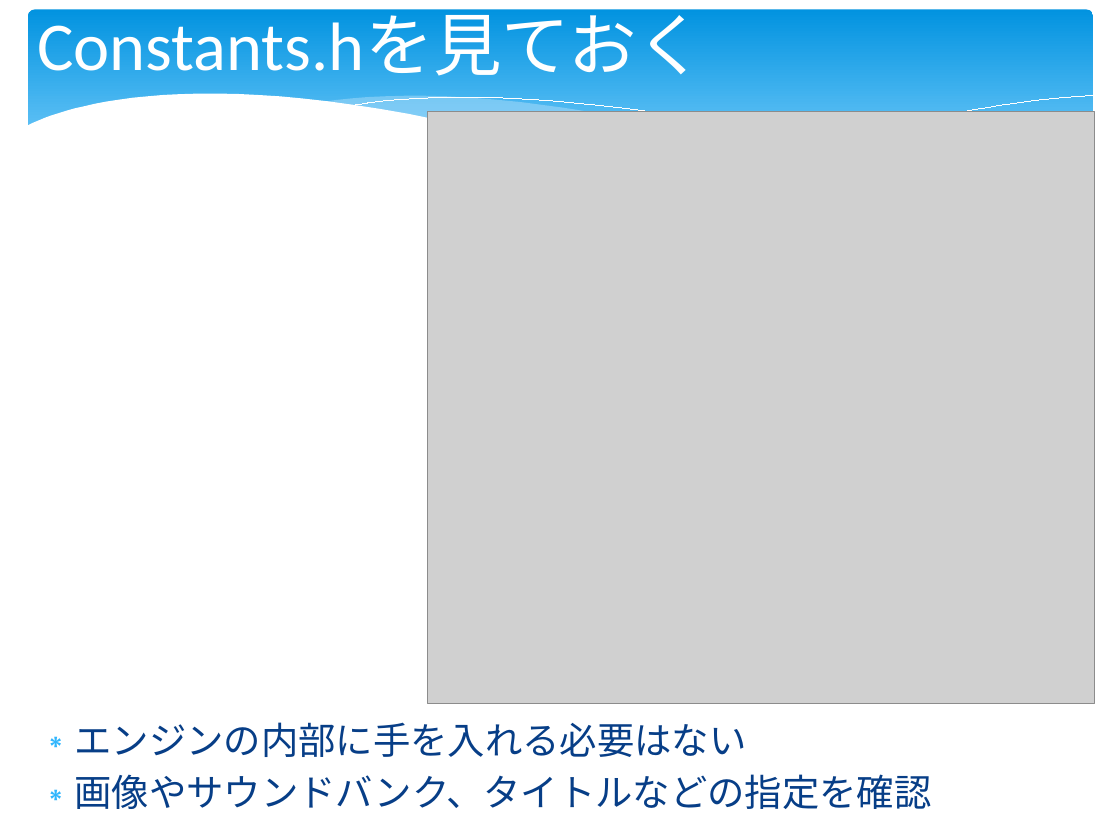
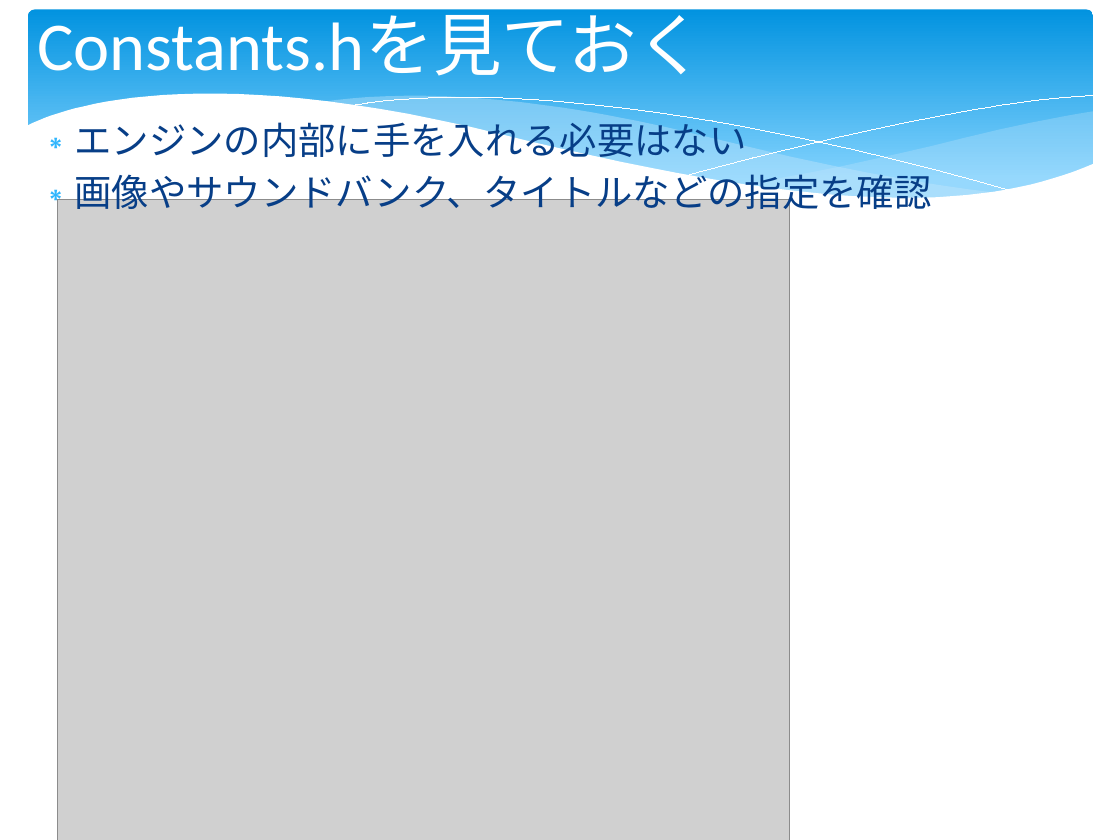
Before and after one commit to kaitas/ShiraiLabOpen, a slide deck: slide 6 of GamePro/GameEngine/GamePro20150628.pptx (slide 5 before the commit). Drawn at 1120x840 pixels with LibreOffice and Linux fonts; fonts in the diff are those of the drawing; grey boxes stand for pictures; background and template pictures are left out. Boxes give left, top, right and bottom in pixels: in the first picture for what was removed or moved away, otherwise in the second. Text is boxed around its words. In the diff, an @@ line names an element or a change of style, - is before the commit and + after.

Commit message:
スプライト表示まで

```diff
--- a/GamePro/GameEngine/GamePro20150628.pptx
+++ b/GamePro/GameEngine/GamePro20150628.pptx
@@ text "エンジンの内部に手を入れる必要はない" rewrapped from (74,722,931,809) to (74,116,931,216) @@
@@ picture: place and size @@
-picture at (428,111,1094,703)
+picture at (57,199,790,840)
```
Also in this commit, not shown: 3 other slides changed, 9 slides added, 1 slide removed, 29 other files.
